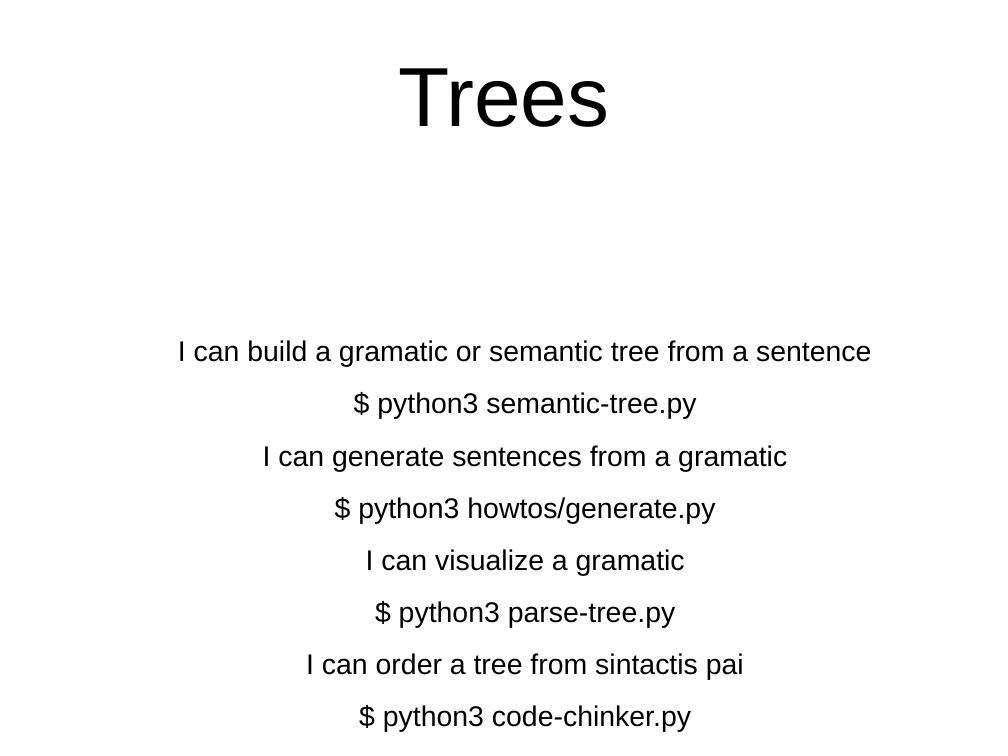
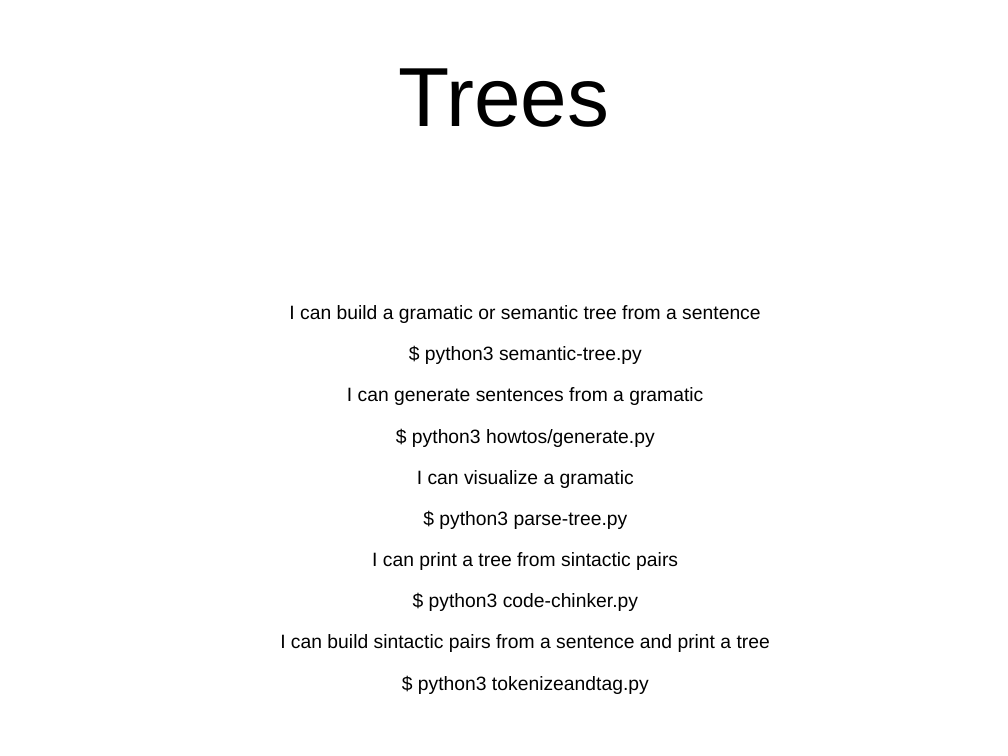
Before and after one commit to davidam/python-examples, a slide deck: slide 11 of presentations/nltk.odp. Drawn at 1008x756 pixels with LibreOffice and Linux fonts; fonts in the diff are those of the drawing. Boxes give left, top, right and bottom in pixels: in the first picture for what was removed or moved away, otherwise in the second. Text is boxed around its words. In the diff, an @@ line names an element or a change of style, - is before the commit and + after.

```diff
--- a/presentations/nltk.odp
+++ b/presentations/nltk.odp
@@ text at [289, 305, 760, 611]: size 22.4 to 15.2 pt in "I can build a gramatic or semantic ...", "$ python3 semantic-tree.py", "I can generate sentences from a gramatic", "$ python3 howtos/generate.py" and 3 more places @@
@@ text at [372, 552, 678, 570]: text changed; size 22.4 to 15.2 pt @@
-I can order a tree from sintactis pai
+I can print a tree from sintactic pairs
@@ text at [280, 634, 770, 694]: paragraphs added @@
+I can build sintactic pairs from a sentence and print a tree
+$ python3 tokenizeandtag.py
```
Also in this commit, not shown: 2 slides added.
